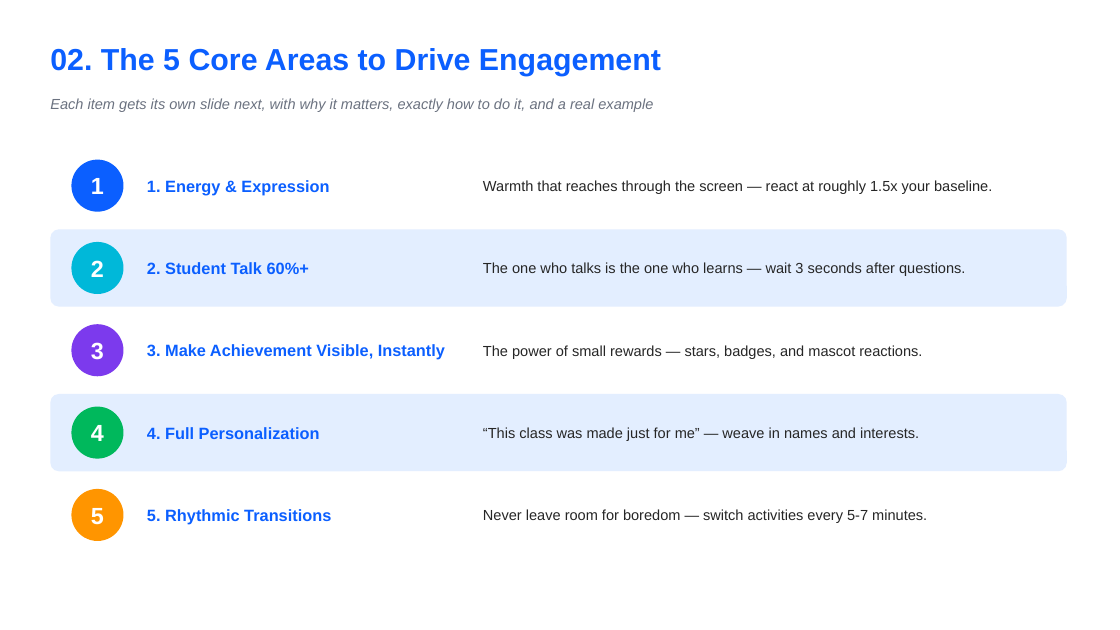
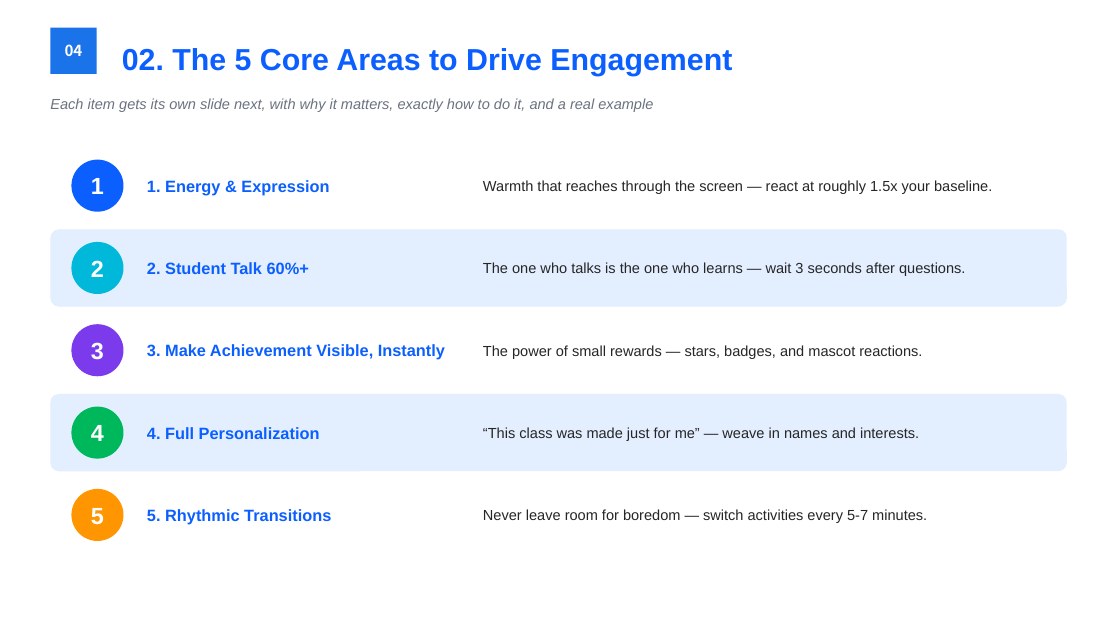
Before and after one commit to navy111p-sudo/mangoiweb, a slide deck: slide 6 of cloudflare-deploy/public/library/teacher/train-en.pptx (slide 5 before the commit). Drawn at 1120x630 pixels with LibreOffice and Linux fonts; fonts in the diff are those of the drawing. Boxes give left, top, right and bottom in pixels: in the first picture for what was removed or moved away, otherwise in the second. Text is boxed around its words. In the diff, an @@ line names an element or a change of style, - is before the commit and + after.

```diff
--- a/cloudflare-deploy/public/library/teacher/train-en.pptx
+++ b/cloudflare-deploy/public/library/teacher/train-en.pptx
@@ rectangle added at bbox=[50, 28, 97, 74], fill #1A73E8, 13 pt, text #FFFFFF, bold @@
+04
@@ text "02. The 5 Core Areas ...": place and size @@
-text "02. The 5 Core Areas ..." at bbox=[50, 48, 661, 76]
+text "02. The 5 Core Areas ..." at bbox=[122, 48, 732, 76]
```
Also in this commit, not shown: 18 other slides changed, 1 slide added, 1 other file.
